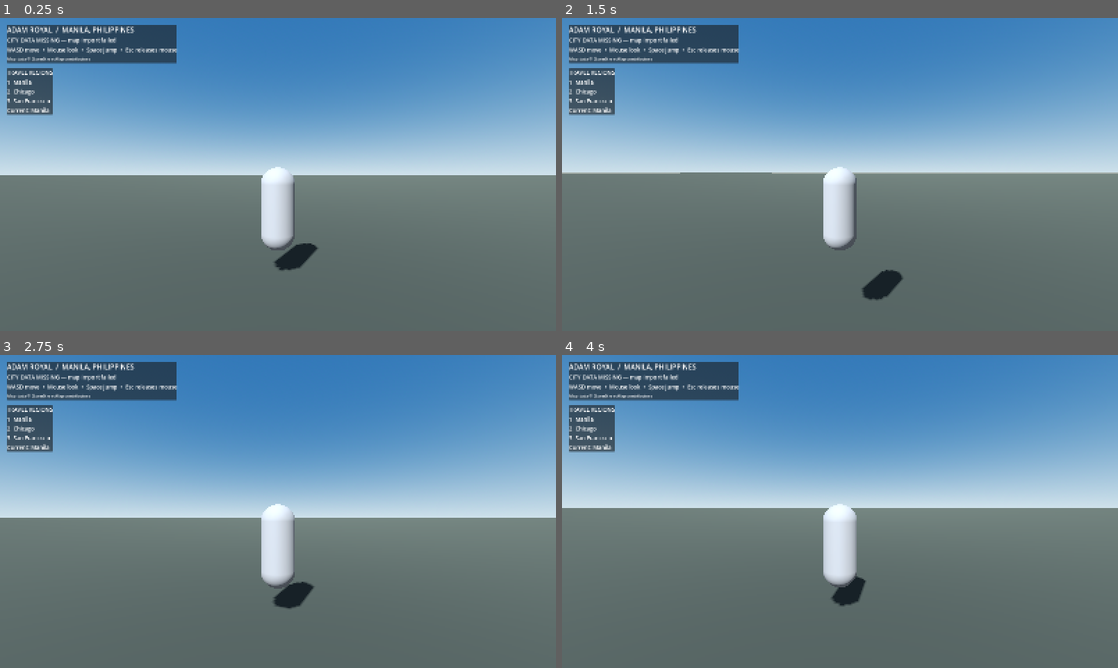
Above: before the commit, frames 1-4 (two rows, left to right).
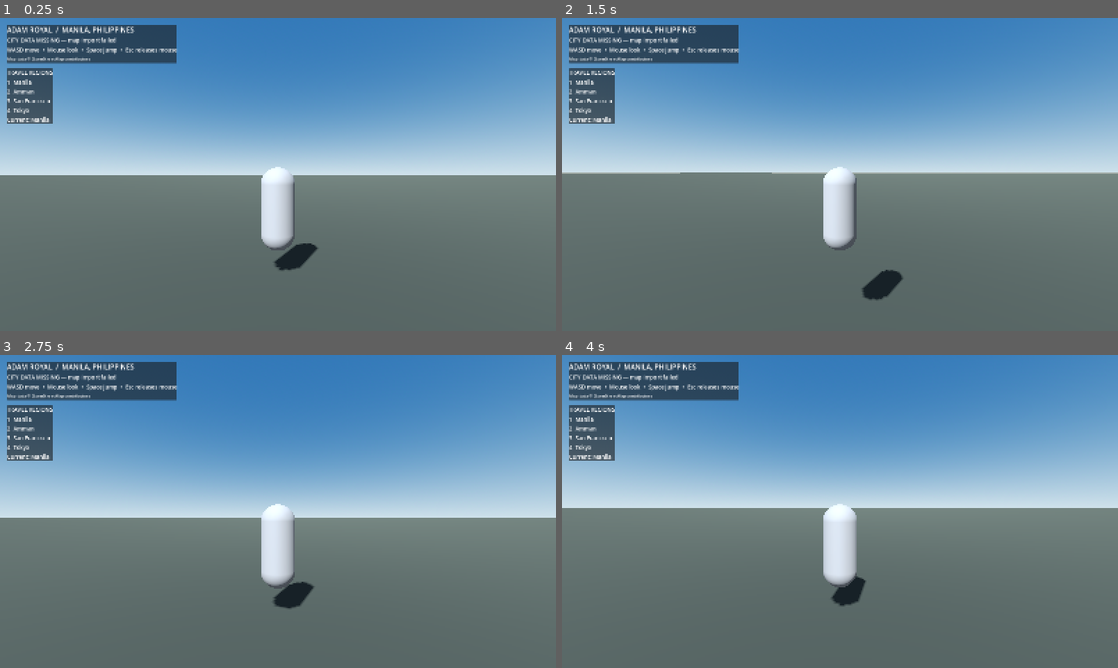
Above: after the commit, the same moments.

Repository: saeedhub101/Adam-City
Game: Godot game, scene res://scenes/main.tscn
Two runs of this game, one before a commit and one after it. Both use one fixed random seed, a clock stepped at 60 frames per second and the inputs below.
Inputs (mouse positions are in pixels of both pictures, inside the frame that each line leads up to):
- Up to frame 1 (0.25 s): no input
- Up to frame 2 (1.5 s): tap Enter at 0.5 s; move the mouse to (867, 174) at 0.52 s; hold W (move_forward) from 0.53 s (still down); tap 2 at 0.6 s; tap Space (jump) at 0.77 s; tap 4 at 0.8, 1.35 s; move the mouse to (812, 174) at 1.27 s
- Up to frame 3 (2.75 s): keep holding W (move_forward); tap Space (jump) at 1.52 s; tap 2 at 1.55, 2.1 s; move the mouse to (289, 505) at 2.02 s; tap 4 at 2.3 s
- Up to frame 4 (4 s): keep holding W (move_forward); tap Space (jump) at 2.75, 3.02, 3.77 s; move the mouse to (834, 517) at 2.77 s; tap 4 at 2.85, 3.8 s; tap 2 at 3.05 s; move the mouse to (878, 514) at 3.52 s; tap 1 at 3.6 s

The runs differ from the first frame. In frame 1, 0.4% of the frame differs, in the area x 1-10%, y 22-34%; in frame 2, 0.4%; in frame 3, 0.4%; in frame 4, 0.4%.

Commit message:
Set travel regions to Manila, Amman, San Francisco, and Tokyo

Diff:
--- a/GodotAdamRoyal/scripts/region_travel.gd
+++ b/GodotAdamRoyal/scripts/region_travel.gd
@@ -1,10 +1,10 @@
 extends Node
 ## Region travel for Adam Royal. Keeps the existing Manila scene intact.
-## Keys: 1 Manila, 2 Chicago, 3 San Francisco.
+## Travel order: 1 Manila, 2 Amman, 3 San Francisco, 4 Tokyo.
 const REGION_PATHS := {
-	"Chicago": "res://assets/cities/Chicago.obj",
+	"Amman": "res://assets/cities/tabarbour/Tabarbour.obj",
 	"San Francisco": "res://assets/cities/san_francisco/SanFrancisco_City.obj",
-	"Tabarbour": "res://assets/cities/tabarbour/Tabarbour.obj"
+	"Tokyo": "res://assets/cities/tokyo/Tokyo.obj"
 }
 var active_region := "Manila"
 var active_root: Node3D
@@ -17,7 +17,7 @@
 	_build_travel_hud()
 	for region_name in REGION_PATHS.keys():
 		_validate_region_asset(region_name)
-	print("REGION_TRAVEL_READY regions=Manila,Chicago,San Francisco")
+	print("REGION_TRAVEL_READY regions=Manila,Amman,San Francisco,Tokyo")
 
 func _validate_region_asset(region: String) -> void:
 	var path: String = REGION_PATHS[region]
@@ -42,9 +42,9 @@
 		return
 	match event.keycode:
 		KEY_1: travel_to("Manila")
-		KEY_2: travel_to("Chicago")
+		KEY_2: travel_to("Amman")
 		KEY_3: travel_to("San Francisco")
-		KEY_4: travel_to("Tabarbour")
+		KEY_4: travel_to("Tokyo")
 
 func travel_to(region: String) -> void:
 	if region == active_region:
@@ -182,4 +182,4 @@
 
 func _update_hud() -> void:
 	if is_instance_valid(hud_label):
-		hud_label.text = "1  Manila\n2  Chicago\n3  San Francisco\nCurrent: " + active_region
+		hud_label.text = "1  Manila\n2  Amman\n3  San Francisco\n4  Tokyo\nCurrent: " + active_region
